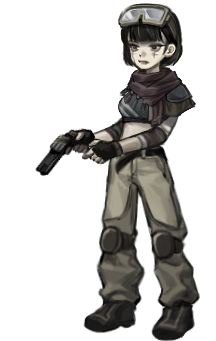
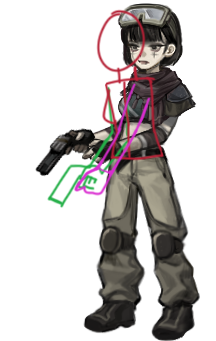
Revision of a layered 216x341 image; what changed, layer by layer:
added layer "R_arm 수정" above "상체 기울기 수정" over <box>73,82,152,196</box>
added layer "상체 기울기 수정" above "L_arm 수정" over <box>96,9,164,161</box>
added layer "L_arm 수정" above "폴더 1" over <box>47,86,130,208</box>
showed "용지" over <box>47,9,164,208</box>
